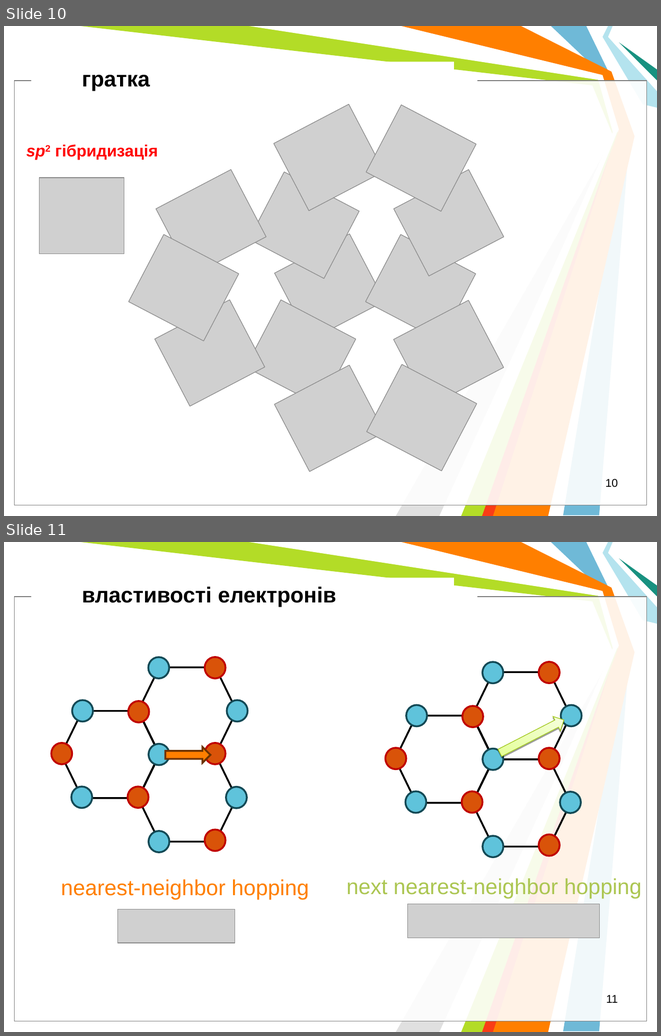
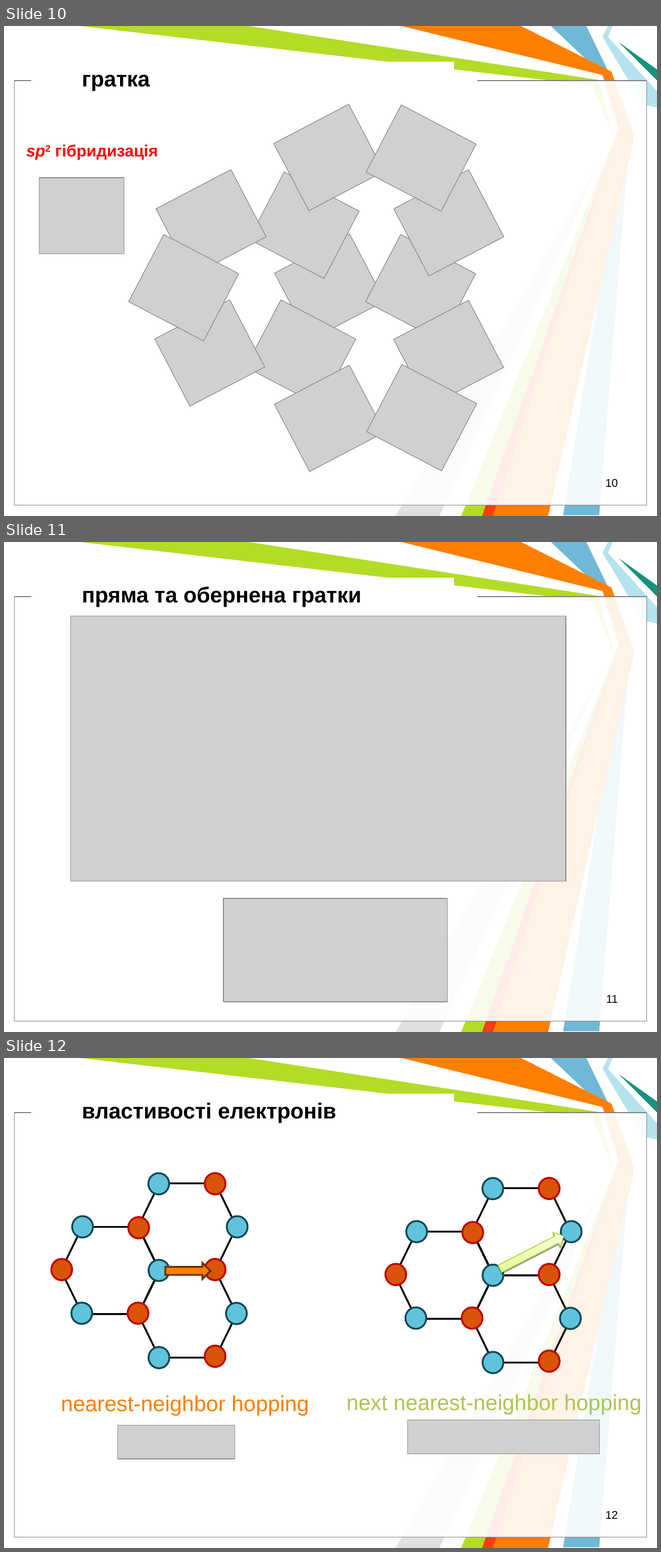
Before and after one commit to l432/NMK, a slide deck: Lecture/Nanoelectronika/Present/NanoelectronV5.ppt. Shown one above the other, each under a label of ours: slides 10 and 11 before the commit, slides 10, 11 and 12 after it. The pictures are 661x1036 and 661x1552 pixels, drawn with LibreOffice and Linux fonts; fonts in the diff are those of the drawing; grey boxes stand for pictures; background and template pictures are left out. Boxes give left, top, right and bottom in pixels: in the first picture for what was removed or moved away, otherwise in the second. Text is boxed around its words. In the diff, an @@ line names an element or a change of style, - is before the commit and + after.

```diff
--- a/Lecture/Nanoelectronika/Present/NanoelectronV5.ppt
+++ b/Lecture/Nanoelectronika/Present/NanoelectronV5.ppt
@@ slide 11 added at box(4, 542, 657, 1032), background #FFFFFF; not listed: 11 template elements that a slide beside it also shows @@
@@ text added at box(82, 587, 361, 607), 24 pt, text #000000, bold @@
+пряма та обернена гратки
@@ picture added at box(71, 616, 566, 881) @@
@@ picture added at box(223, 898, 448, 1001) @@
@@ page number added at box(606, 995, 618, 1003), 12.5 pt, text #000000 @@
+11
@@ what was slide 11 is now slide 12 @@
@@ page number at box(606, 1511, 618, 1519): text changed @@
-11
+12
```
Also in this commit, not shown: 2 slides changed, 3 other slides added.
